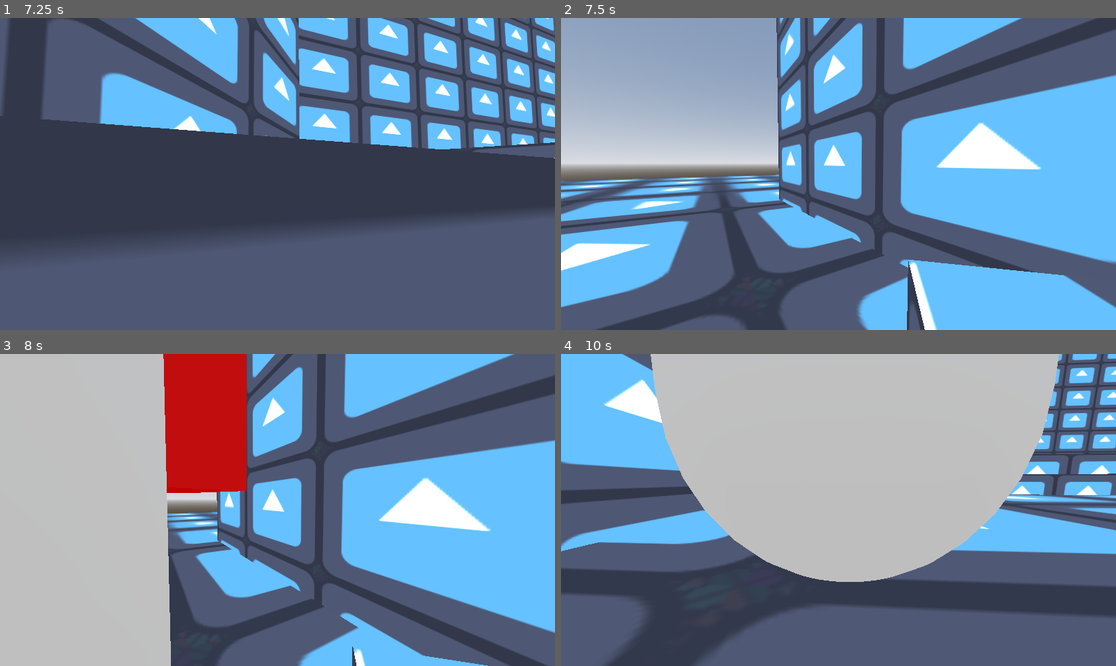
Above: before the commit, frames 1-4 (two rows, left to right).
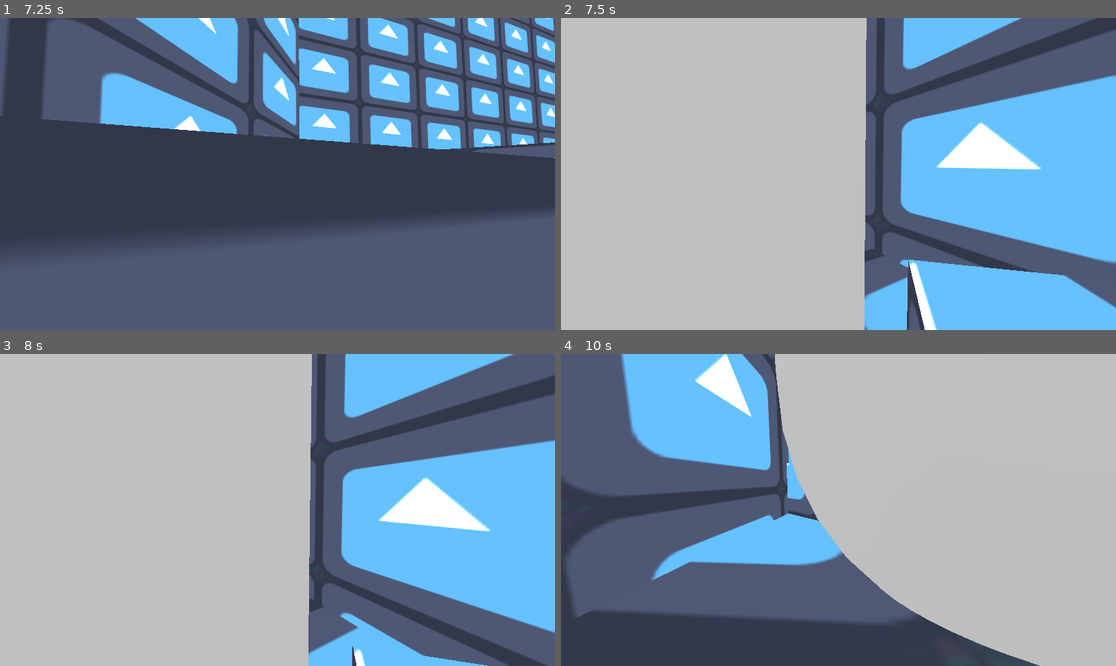
Above: after the commit, the same moments.

Repository: IAmNotIsaac/duck-city
Game: Godot game, scene res://scenes/levels/ai_test_level.tscn
The game is run twice, just before and just after one commit, with the same random seed, the same clock (stepped at 60 frames per second) and the same inputs. The engine's default icon, where the game draws it, is replaced by a stand-in: a white triangle on a blue panel in a dark square.
Inputs (mouse positions are in pixels of both pictures, inside the frame that each line leads up to):
- Up to frame 1 (7.25 s): tap Enter at 0.5 s; move the mouse to (305, 174) at 0.52 s; hold E (interact) 0.53-1.28 s; hold W (move_forward) 0.53-5.78 s; tap Space (jump) at 0.77, 1.52, 3.02, 3.77, 4.52, 6.02, 6.77 s; move the mouse to (249, 174) at 1.27 s; tap Shift (run) every 1.5 s from 1.35 to 5.85 s; move the mouse to (288, 167) at 2.02 s; hold E (interact) 2.03-2.78 s; move the mouse to (271, 180) at 2.77 s; move the mouse to (316, 177) at 3.52 s; hold E (interact) 3.53-4.28 s; move the mouse to (233, 170) at 4.27 s; move the mouse to (283, 174) at 5.02 s; hold E (interact) 5.03-5.78 s; move the mouse to (255, 167) at 5.77 s; hold D (move_right) 5.78-6.53 s; move the mouse to (305, 174) at 6.52 s; hold W (move_forward) from 6.53 s (still down); hold E (interact) from 6.53 s (still down)
- Up to frame 2 (7.5 s): keep holding W (move_forward); move the mouse to (810, 174) at 7.27 s; release E (interact) at 7.28 s; tap Shift (run) at 7.35 s
- Up to frame 3 (8 s): keep holding W (move_forward); tap Space (jump) at 7.52 s
- Up to frame 4 (10 s): move the mouse to (849, 503) at 8.02 s; hold E (interact) 8.03-8.78 s; move the mouse to (832, 516) at 8.77 s; release W (move_forward) at 8.78 s; hold A (move_left) 8.78-9.53 s; tap Shift (run) at 8.85 s; tap Space (jump) at 9.02, 9.77 s; move the mouse to (877, 513) at 9.52 s; hold W (move_forward) from 9.53 s (still down); hold E (interact) from 9.53 s (still down)

Frame 1 is identical in both runs. In frame 2, 50% of the frame differs, in the area x 0-56%, y 0-100%; in frame 3, 26%; in frame 4, 63%, in the area x 0-100%, y 0-100%.

Commit message:
nevermind increased view distance

Diff:
--- a/scenes/mechs/avian_mech.tscn
+++ b/scenes/mechs/avian_mech.tscn
@@ -42,7 +42,7 @@
 transform = Transform3D(-4.37114e-08, 0, -1, 0, 1, 0, 1, 0, -4.37114e-08, 0, 1, 0)
 cull_mask = 1048571
 fov = 90.0
-far = 10.0
+far = 50.0
 
 [node name="EyesCheck" type="RayCast3D" parent="."]
 transform = Transform3D(1, 0, 0, 0, 1, 0, 0, 0, 1, 0, 1, 0)
